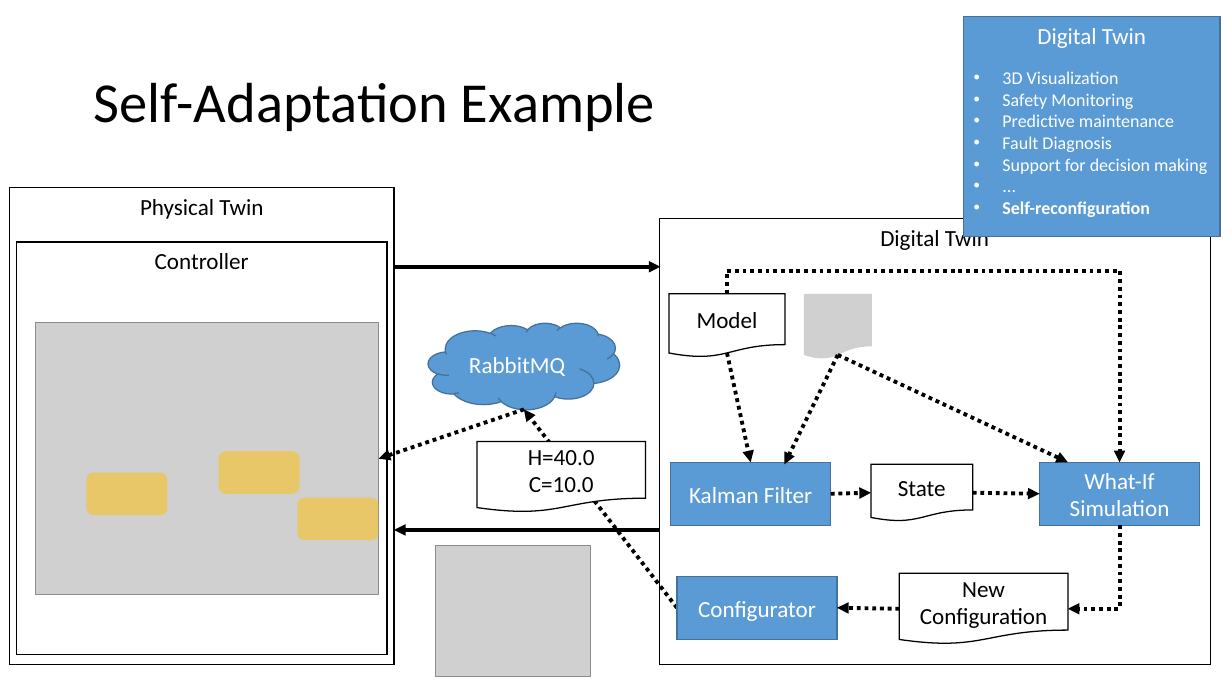
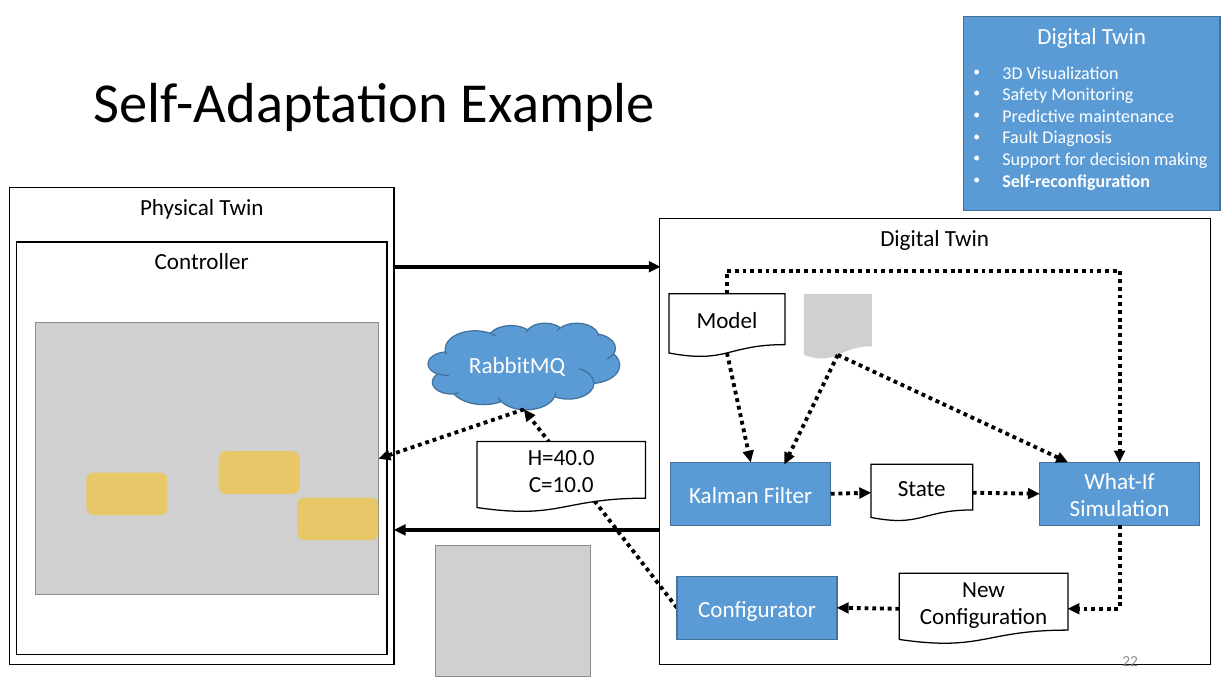
Before and after one commit to INTO-CPS-Association/example_digital-twin_incubator, a slide deck: slide 22 of notes/presentations/DigitLunch_17_December.pptx (slide 20 before the commit). Drawn at 1232x693 pixels with LibreOffice and Linux fonts; fonts in the diff are those of the drawing; grey boxes stand for pictures. Boxes give left, top, right and bottom in pixels: in the first picture for what was removed or moved away, otherwise in the second. Text is boxed around its words. In the diff, an @@ line names an element or a change of style, - is before the commit and + after.

```diff
--- a/notes/presentations/DigitLunch_17_December.pptx
+++ b/notes/presentations/DigitLunch_17_December.pptx
@@ rectangle "Digital Twin": place and size @@
-rectangle "Digital Twin" at box(964, 17, 1220, 237)
+rectangle "Digital Twin" at box(964, 17, 1220, 210)
@@ text at box(1002, 66, 1207, 190): paragraph removed @@
-• ...
@@ page number added at box(1122, 656, 1138, 666), 12 pt, text #8C8C8C @@
+22
```
Also in this commit, not shown: 23 other slides changed, 3 slides added.
